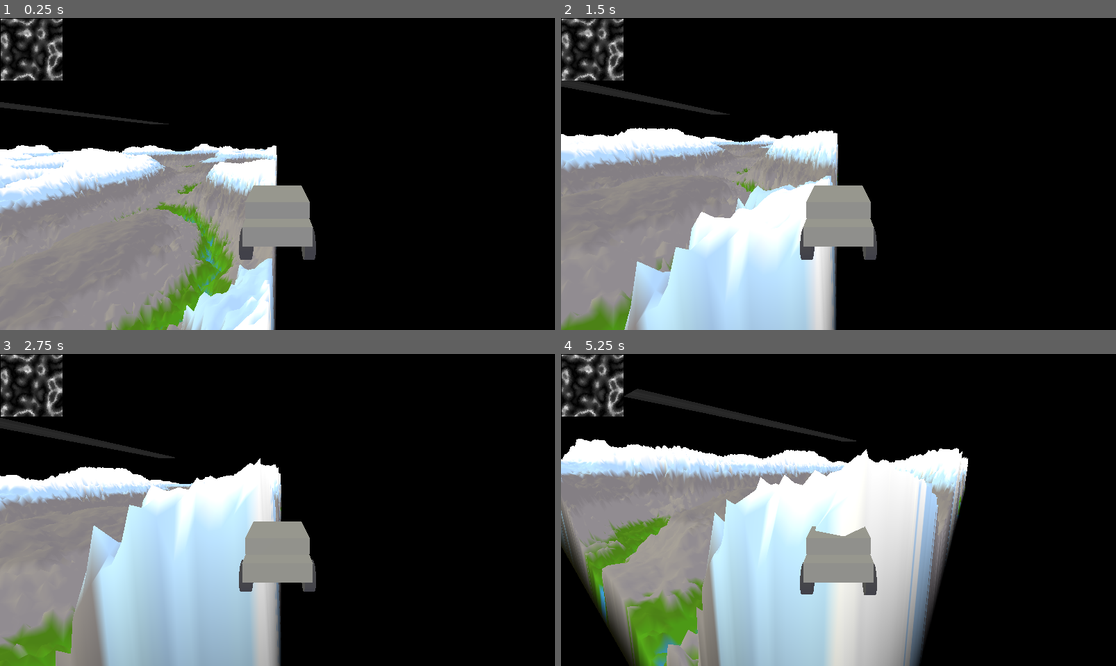
Above: before the commit, frames 1-4 (two rows, left to right).
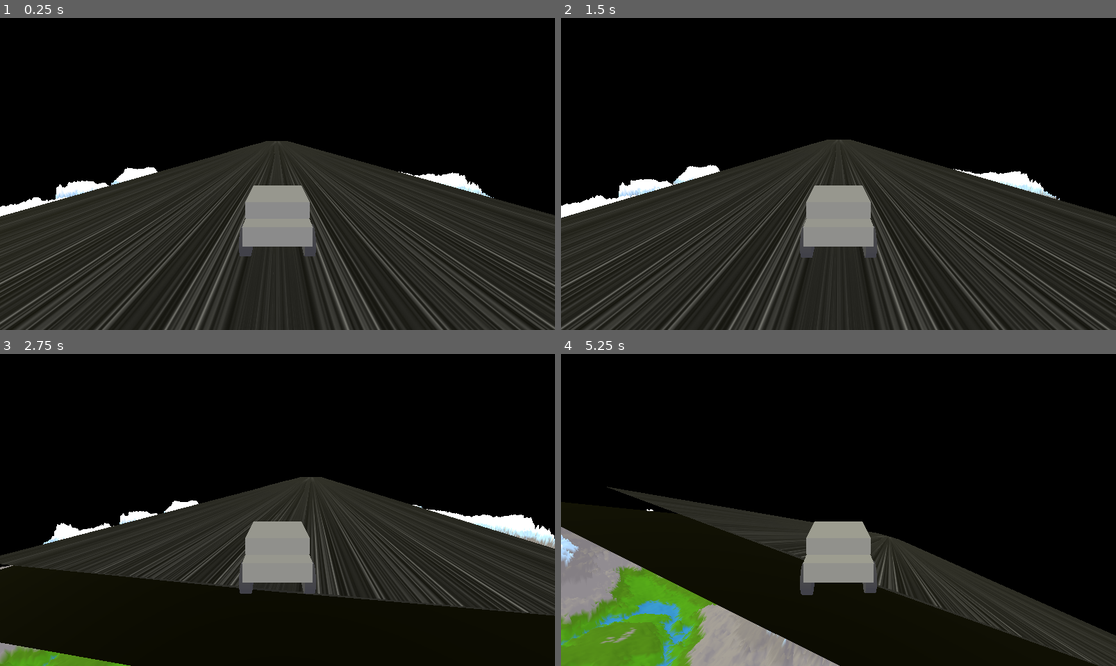
Above: after the commit, the same moments.

Repository: j7ysan/GodotTrackMap
Game: Godot game, scene res://scenes/world.tscn
Two runs of this game, one before a commit and one after it. Both use one fixed random seed, a clock stepped at 60 frames per second and the inputs below.
Inputs (mouse positions are in pixels of both pictures, inside the frame that each line leads up to):
- Up to frame 1 (0.25 s): no input
- Up to frame 2 (1.5 s): tap Enter (ui_accept) at 0.5, 0.6, 0.77, 1.07, 1.35 s; move the mouse to (960, 158) at 0.52 s; hold D (right) 0.53-1.28 s; click (960, 158) at 0.67 s; move the mouse to (727, 189) at 1.27 s; hold S (down) from 1.28 s (still down)
- Up to frame 3 (2.75 s): tap Enter (ui_accept) at 1.52, 1.82, 2.1 s; move the mouse to (333, 441) at 2.02 s; release S (down) at 2.03 s; hold D (right) from 2.03 s (still down)
- Up to frame 4 (5.25 s): move the mouse to (810, 572) at 2.77 s; release D (right) at 2.78 s; hold W (up) 2.78-3.53 s; tap Enter (ui_accept) at 2.85, 3.02, 3.32, 3.6, 3.77, 4.07, 4.35, 4.52, 4.82, 5.1 s; click (810, 572) at 2.92 s; move the mouse to (1005, 556) at 3.52 s; hold A (left) 3.53-5.03 s; move the mouse to (672, 463) at 4.27 s; move the mouse to (866, 510) at 5.02 s; hold S (down) from 5.03 s (still down); click (866, 510) at 5.17 s

The runs differ from the first frame. In frame 1, 53% of the frame differs, in the area x 0-100%, y 0-100%; in frame 2, 55%; in frame 3, 46%; in frame 4, 51%.

Commit message:
moved collision to track and tweaked vehicle !

Diff:
--- a/scenes/vehicle.tscn
+++ b/scenes/vehicle.tscn
@@ -23,19 +23,21 @@
 size = Vector3(3, 0.883, 3.473)
 
 [node name="VehicleBody3D" type="VehicleBody3D"]
+mass = 240.0
 physics_material_override = SubResource("PhysicsMaterial_andsp")
 gravity_scale = 1.296
 center_of_mass_mode = 1
-center_of_mass = Vector3(-0.5, 0.5, -1)
+center_of_mass = Vector3(-0.5, -0.01, -1)
 script = ExtResource("1_andsp")
 
 [node name="Wheel1" type="VehicleWheel3D" parent="."]
 transform = Transform3D(1, 0, 0, 0, 1, 0, 0, 0, 1, 1, 0, 1)
 use_as_steering = true
-wheel_roll_influence = 1.0
 wheel_radius = 0.75
-wheel_rest_length = 0.2
-suspension_stiffness = 59.075
+suspension_travel = 0.1
+suspension_stiffness = 80.0
+damping_compression = 1.5
+damping_relaxation = 1.5
 
 [node name="MeshInstance3D" type="MeshInstance3D" parent="Wheel1"]
 transform = Transform3D(-4.371139e-08, 1, 0, -1, -4.371139e-08, 0, 0, 0, 1, 0, 0, 0)
@@ -44,10 +46,11 @@
 [node name="Wheel2" type="VehicleWheel3D" parent="."]
 transform = Transform3D(1, 0, 0, 0, 1, 0, 0, 0, 1, -2, 0, 1)
 use_as_steering = true
-wheel_roll_influence = 1.0
 wheel_radius = 0.75
-wheel_rest_length = 0.2
-suspension_stiffness = 59.075
+suspension_travel = 0.1
+suspension_stiffness = 80.0
+damping_compression = 1.5
+damping_relaxation = 1.5
 
 [node name="MeshInstance3D" type="MeshInstance3D" parent="Wheel2"]
 transform = Transform3D(-4.371139e-08, 1, 0, -1, -4.371139e-08, 0, 0, 0, 1, 0, 0, 0)
@@ -56,10 +59,11 @@
 [node name="Wheel3" type="VehicleWheel3D" parent="."]
 transform = Transform3D(1, 0, 0, 0, 1, 0, 0, 0, 1, 1, 0, -3)
 use_as_traction = true
-wheel_roll_influence = 1.0
 wheel_radius = 0.75
-wheel_rest_length = 0.2
-suspension_stiffness = 59.075
+suspension_travel = 0.1
+suspension_stiffness = 80.0
+damping_compression = 1.5
+damping_relaxation = 1.5
 
 [node name="MeshInstance3D" type="MeshInstance3D" parent="Wheel3"]
 transform = Transform3D(-4.371139e-08, 1, 0, -1, -4.371139e-08, 0, 0, 0, 1, 0, 0, 0)
@@ -68,10 +72,11 @@
 [node name="Wheel4" type="VehicleWheel3D" parent="."]
 transform = Transform3D(1, 0, 0, 0, 1, 0, 0, 0, 1, -2, 0, -3)
 use_as_traction = true
-wheel_roll_influence = 1.0
 wheel_radius = 0.75
-wheel_rest_length = 0.2
-suspension_stiffness = 59.075
+suspension_travel = 0.1
+suspension_stiffness = 80.0
+damping_compression = 1.5
+damping_relaxation = 1.5
 
 [node name="MeshInstance3D" type="MeshInstance3D" parent="Wheel4"]
 transform = Transform3D(-4.371139e-08, 1, 0, -1, -4.371139e-08, 0, 0, 0, 1, 0, 0, 0)
--- a/scenes/world.tscn
+++ b/scenes/world.tscn
@@ -66,12 +66,13 @@
 [sub_resource type="PhysicsMaterial" id="PhysicsMaterial_aqk2v"]
 
 [sub_resource type="BoxShape3D" id="BoxShape3D_036b0"]
-size = Vector3(1390.2327, 1, 1384.748)
+size = Vector3(39.968422, 1, 388.44724)
 
 [node name="World" type="Node3D"]
 script = ExtResource("1_f3sb7")
 
 [node name="Noise" type="Sprite2D" parent="."]
+visible = false
 position = Vector2(66, 66)
 scale = Vector2(0.25, 0.25)
 texture = SubResource("NoiseTexture2D_tlwt5")
@@ -127,7 +128,7 @@
 material = SubResource("StandardMaterial3D_aqk2v")
 
 [node name="VehicleBody3D" parent="." instance=ExtResource("4_aqk2v")]
-transform = Transform3D(1, 0, 0, 0, 1, 0, 0, 0, 1, 0, 70.14433, 0)
+transform = Transform3D(1, 0, 0, 0, 1, 0, 0, 0, 1, 0, 116.234726, 0)
 gravity_scale = 2.0
 
 [node name="Camera3D" type="Camera3D" parent="VehicleBody3D"]
@@ -135,8 +136,9 @@
 current = true
 
 [node name="StaticBody3D" type="StaticBody3D" parent="."]
+transform = Transform3D(1, 0, 0, 0, 1, 0, 0, 0, 1, 0, 60.75, 0)
 physics_material_override = SubResource("PhysicsMaterial_aqk2v")
 
 [node name="CollisionShape3D" type="CollisionShape3D" parent="StaticBody3D"]
-transform = Transform3D(1, 0, 0, 0, 1, 0, 0, 0, 1, 3.369873, 42.694527, 0)
+transform = Transform3D(1, 0, 0, 0, 1, 0, 0, 0, 1, 250.47963, 42.694527, 250.898)
 shape = SubResource("BoxShape3D_036b0")
--- a/scripts/vehicle.gd
+++ b/scripts/vehicle.gd
@@ -1,26 +1,44 @@
 extends VehicleBody3D
+@export var MAX_RPM = 1200
+@export var MAX_TORQUE = 800
+@export var TURN_SPEED = 1
+@export var TURN_AMOUNT = 0.3
+@export var BRAKE_AMOUNT = 20
+
+func _ready():
+	reset()
 
 func _physics_process(delta):
-	steering = move_toward(steering, Input.get_axis("right","left") * 0.6, delta * 1)
+	steering = move_toward(steering, Input.get_axis("right","left") * TURN_AMOUNT, delta * TURN_SPEED)
+
+	var RPM = (abs($Wheel3.get_rpm()) + abs($Wheel4.get_rpm())) / 2.0
+	var torque = Input.get_axis("down","up") * MAX_TORQUE * (1.0 - RPM / MAX_RPM)
+
 	if Input.get_axis("down","up") > 0:
 		if global_transform.basis.z.dot(linear_velocity) < -1:
-			brake = 3
+			brake = BRAKE_AMOUNT
 			engine_force = 0
 		else:
 			brake = 0
-			engine_force = 150
+			engine_force = torque
 	elif Input.get_axis("down","up") < 0:
 		if global_transform.basis.z.dot(linear_velocity) > 1:
-			brake = 3
+			brake = BRAKE_AMOUNT
 			engine_force = 0
 		else:
 			brake = 0
-			engine_force = -150
+			engine_force = torque
 	else:
-		brake = 0
+		brake = 0.25
 		engine_force = 0
+
+	if position.y < 80:
+		reset()
+
+func reset():
+	rotation = Vector3.ZERO
+	position = Vector3(250,105,65)
 
 func _input(event):
 	if Input.is_action_just_pressed("ui_accept"):
-		print("as")
-		rotation = Vector3(0,0,0)
+		reset()
